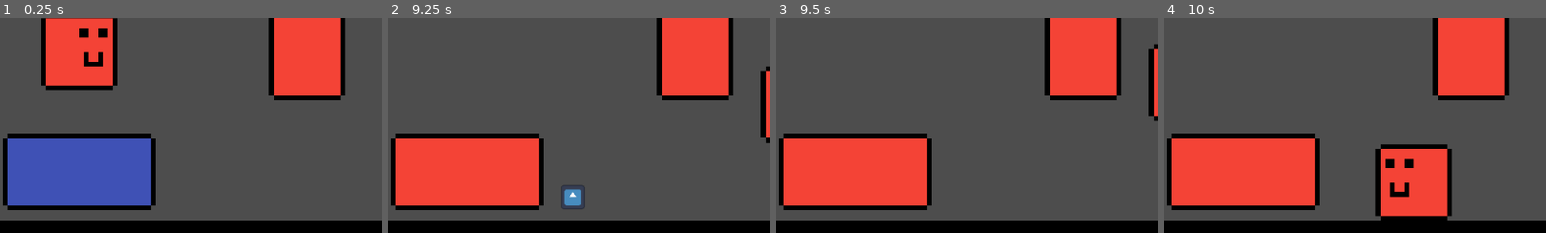
Above: before the commit, frames 1-4 (left to right).
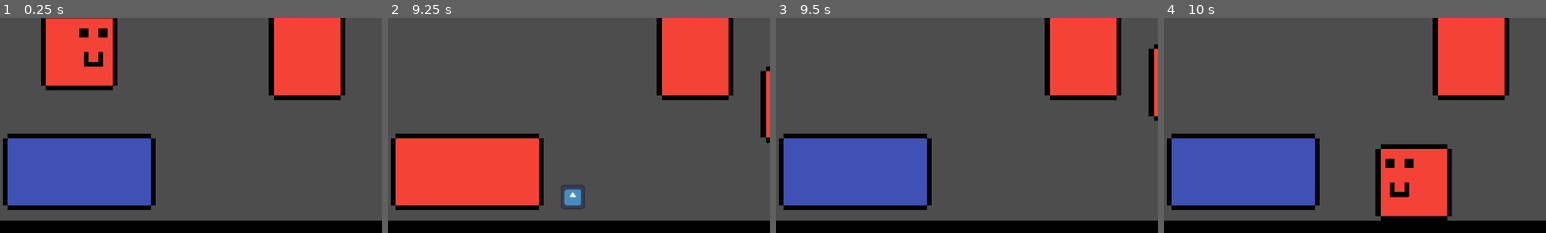
Above: after the commit, the same moments.

Repository: Curtis-McCartney/weekly-jam--2
Game: Godot game, scene res://Scenes/main.tscn
The game is run twice, just before and just after one commit, with the same random seed, the same clock (stepped at 60 frames per second) and the same inputs. The engine's default icon, where the game draws it, is replaced by a stand-in: a white triangle on a blue panel in a dark square.
Inputs (mouse positions are % of the whole screen's width and height, from its top left):
- Up to frame 1 (0.25 s): no input
- Up to frame 2 (9.25 s): move the mouse to (72, 45) at 0.52 s; hold D (Move_Right) 0.53-2.03 s; tap 1 (One, bound only after the commit) at 0.6, 2.3, 3.6, 4.55, 5.85, 6.8, 8.85 s; tap Space (Jump) at 0.77, 1.52, 3.02, 3.77, 4.52, 6.02, 6.77, 7.52, 9.02 s; tap 3 (Three, bound only after the commit) at 0.8, 1.35, 3.05, 4.35, 5.3, 6.6, 7.55 s; move the mouse to (30, 55) at 1.27 s; tap 2 (Two, bound only after the commit) at 1.55, 2.1, 3.8, 5.1, 6.05, 7.35, 8.3 s; move the mouse to (60, 28) at 2.02 s; hold A (Move_Left) 2.03-2.78 s; move the mouse to (45, 70) at 2.77 s; hold D (Move_Right) 2.78-4.28 s; click (45, 70) at 2.85 s; move the mouse to (80, 65) at 3.52 s; tap Enter at 4.25 s; move the mouse to (20, 35) at 4.27 s; hold A (Move_Left) 4.28-5.03 s; move the mouse to (55, 50) at 5.02 s; hold D (Move_Right) 5.03-5.78 s; move the mouse to (35, 25) at 5.77 s; hold A (Move_Left) 5.78-7.28 s; move the mouse to (72, 45) at 6.52 s; move the mouse to (30, 55) at 7.27 s; hold D (Move_Right) from 7.28 s (still down); move the mouse to (60, 28) at 8.02 s; press the mouse at (60, 28) at 8.03 s; move the mouse to (45, 70) at 8.77 s; release the mouse at (45, 70) at 8.78 s
- Up to frame 3 (9.5 s): keep holding D (Move_Right)
- Up to frame 4 (10 s): move the mouse to (80, 65) at 9.52 s; release D (Move_Right) at 9.53 s; hold A (Move_Left) from 9.53 s (still down); tap 3 (Three, bound only after the commit) at 9.6 s; tap Space (Jump) at 9.77 s
The pictures show only the part of the screen within x 40-90%, y 50-100%; the shares and areas given below are measured in that part.

Frames 1-2 are identical in both runs. In frame 3, 12% of the frame differs, in the area x 2-40%, y 56-88%; in frame 4, 12%.

Commit message:
Added hotkeys to switch paint can and synced player color
Implemented input actions 'One', 'Two', and 'Three' to allow switching the currently held paint can via keyboard shortcuts. Updated player color logic to track and sync the current color, and adjusted paint pot collision to respect the player's current color. Also added relevant properties to the main scene and updated input mappings in project settings.

Diff:
--- a/Scenes/main.tscn
+++ b/Scenes/main.tscn
@@ -12,6 +12,7 @@
 
 [node name="Player" parent="." instance=ExtResource("1_jjgbg")]
 collision_layer = 0
+current_player_colour = 1
 currently_held_paint_can = 1
 
 [node name="World_Border" parent="." instance=ExtResource("2_8gbba")]
--- a/Scripts/paint_pot.gd
+++ b/Scripts/paint_pot.gd
@@ -20,6 +20,8 @@
 	# Temporarily avoid colliding with the player who threw this
 	collision_mask &= ~LAYER_PLAYER
 	await get_tree().create_timer(0.5).timeout
+	if get_tree().current_scene.find_child("Player").current_player_colour == paint_colour:
+		return
 	collision_mask |= LAYER_PLAYER
 
 func hit_wall(wall: Node):
--- a/Scripts/player.gd
+++ b/Scripts/player.gd
@@ -15,6 +15,17 @@
 func _ready() -> void:
 	currently_held_paint_can = Enums.Paint_Colour.RED
 	change_player_colour(Enums.Paint_Colour.RED)
+
+func _process(delta: float) -> void:
+	if Input.is_action_just_pressed("One"):
+		currently_held_paint_can = Enums.Paint_Colour.RED
+
+	if Input.is_action_just_pressed("Two"):
+		currently_held_paint_can = Enums.Paint_Colour.BLUE
+
+	if Input.is_action_just_pressed("Three"):
+		currently_held_paint_can = Enums.Paint_Colour.YELLOW
+
 
 func _physics_process(delta: float) -> void:
 	# Add the gravity.
@@ -37,6 +48,9 @@
 
 func change_player_colour(new_player_colour: Enums.Paint_Colour):
 	match new_player_colour:
+		Enums.Paint_Colour.NONE:
+			printerr("Changed player colour to none??")
+			return
 		Enums.Paint_Colour.RED:
 			animated_sprite.play("Red")
 			collision_layer = LAYER_PLAYER
@@ -49,3 +63,4 @@
 			animated_sprite.play("Yellow")
 			collision_layer = LAYER_PLAYER
 			collision_mask = LAYER_BLACK | LAYER_RED_WALL | LAYER_BLUE_WALL
+	current_player_colour = new_player_colour
--- a/project.godot
+++ b/project.godot
@@ -53,6 +53,21 @@
 "events": [Object(InputEventMouseButton,"resource_local_to_scene":false,"resource_name":"","device":-1,"window_id":0,"a …(257 unchanged characters)…
 ]
 }
+One={
+"deadzone": 0.2,
+"events": [Object(InputEventKey,"resource_local_to_scene":false,"resource_name":"","device":-1,"window_id":0,"alt_pressed":false,"shift_pressed":false,"ctrl_pressed":false,"meta_pressed":false,"pressed":false,"keycode":0,"physical_keycode":49,"key_label":0,"unicode":49,"location":0,"echo":false,"script":null)
+]
+}
+Two={
+"deadzone": 0.2,
+"events": [Object(InputEventKey,"resource_local_to_scene":false,"resource_name":"","device":-1,"window_id":0,"alt_pressed":false,"shift_pressed":false,"ctrl_pressed":false,"meta_pressed":false,"pressed":false,"keycode":0,"physical_keycode":50,"key_label":0,"unicode":50,"location":0,"echo":false,"script":null)
+]
+}
+Three={
+"deadzone": 0.2,
+"events": [Object(InputEventKey,"resource_local_to_scene":false,"resource_name":"","device":-1,"window_id":0,"alt_pressed":false,"shift_pressed":false,"ctrl_pressed":false,"meta_pressed":false,"pressed":false,"keycode":0,"physical_keycode":51,"key_label":0,"unicode":51,"location":0,"echo":false,"script":null)
+]
+}
 
 [layer_names]
 
